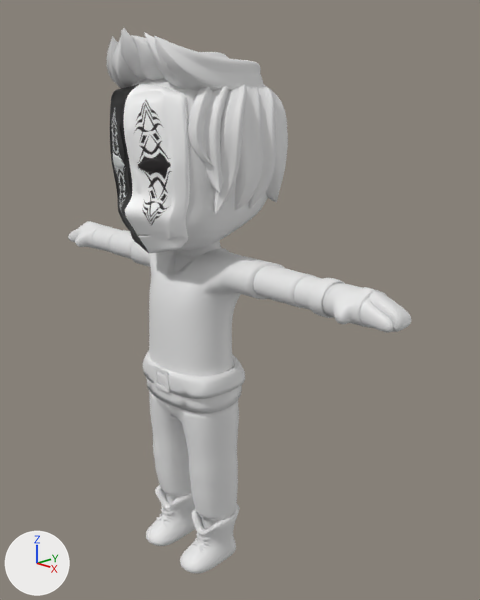
What one commit did to the Blender file assets/player/player2.blend.
Before and after are seen from a camera (50 mm lens) standing at (3.49, -2.84, 3.37) and looking at (0.18, 0.31, 1.99). Every picture has the same lights, and +X, +Y and +Z are marked at lower left.

Names of what the first picture shows: 'Armor', 'Body', 'Boucle', 'Braclet', 'Century', 'Glove', 'Lacet', 'Mask', 'NurbsPath.008', 'NurbsPath.018', 'NurbsPath.019', 'NurbsPath.020', 'Pants', 'Shoes', 'Tshirt'.
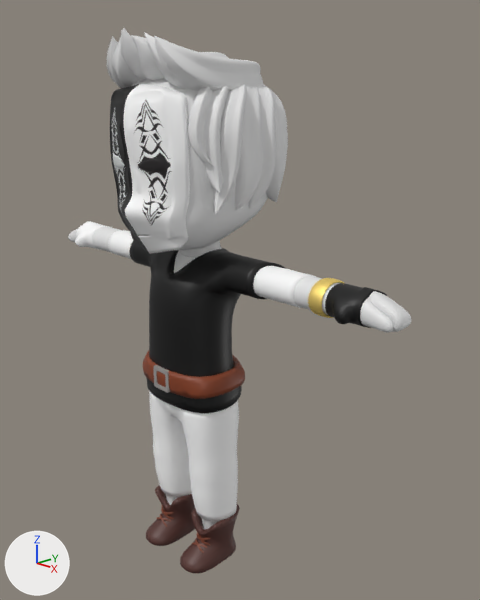
Changed parts and their boxes [x1, y1, x2, y2] in the pictures (480 x 600 px):
'Armor', recoloured (grey to black): [129, 240, 286, 413] in both
'Pants', recoloured: [149, 391, 239, 521] in both
'Shoes', recoloured (white to brown): [146, 485, 240, 573] in both
'Tshirt', recoloured: [108, 230, 311, 305] in both
'Century', recoloured (grey to brown): [143, 350, 245, 399] in both
'Glove', recoloured: [75, 221, 387, 328] in both
'Braclet', recoloured (white to yellow): [308, 278, 344, 318] in both
'Boucle', recoloured: [154, 365, 170, 393] in both
'Lacet', recoloured (white to brown): [157, 505, 210, 553] in both

What changed in the scene script:
```text
Change me_cube_002:
    where me_cube_002.from_pydata(...)  # 120 vertices, 132 faces; spans x -6.06..6.06, y -1.0..1.24, z 8.07..14.66
    add me_cube_002.materials.append(mat_material_002)  # picture img_tshirt_base_color
Change me_cube_003:
    where me_cube_003.from_pydata(...)  # 99 vertices, 104 faces; spans x -4.25..4.25, y -1.0..1.24, z 8.07..14.66
    add me_cube_003.materials.append(mat_material_001)  # picture img_armor_base_color
Change me_cube_004:
    where me_cube_004.from_pydata(...)  # 70 vertices, 61 faces, 4 loose edges; spans x -9.0..9.0, y -0.4..1.0, z 13.3..14.7
    add me_cube_004.materials.append(mat_material_008)  # picture img_glove_base_color
Change me_cube_005:
    where me_cube_005.from_pydata(...)  # 16 vertices, 14 faces; spans x -2.41..2.45, y -1.27..1.29, z 8.7..9.8
    add me_cube_005.materials.append(mat_material_003)  # picture img_century_base_color
Change me_cube_006:
    where me_cube_006.from_pydata(...)  # 79 vertices, 83 faces; spans x -2.35..2.25, y -0.99..1.13, z 2.45..8.69
    add me_cube_006.materials.append(mat_material_005)  # picture img_pants_base_color
Change me_cube_007:
    where me_cube_007.from_pydata(...)  # 46 vertices, 34 faces; spans x -2.19..2.19, y -1.24..0.97, z 0.01..2.5
    add me_cube_007.materials.append(mat_material_006)  # picture img_shoes_base_color
Change me_cube:
    where me_cube.from_pydata(...)  # 16 vertices, 14 faces; spans x -0.9..0.9, y -1.0..2.18, z -1.12..1.12
    add me_cube.materials.append(mat_material_004)  # picture img_boucle_base_color
Change me_cube_013:
    where me_cube_013.from_pydata(...)  # 784 vertices, 768 faces; spans x -1.7..6.1, y -9.9..7.6, z -8.9..60.8
    add me_cube_013.materials.append(mat_material_007)  # picture img_lacet_base_color
Change me_cylinder:
    where me_cylinder.from_pydata(...)  # 136 vertices, 68 faces; spans x 0.133..0.242, y -0.039..0.232, z 2.148..2.375
    add me_cylinder.materials.append(mat_material_009)  # picture img_braclet_base_color
```
